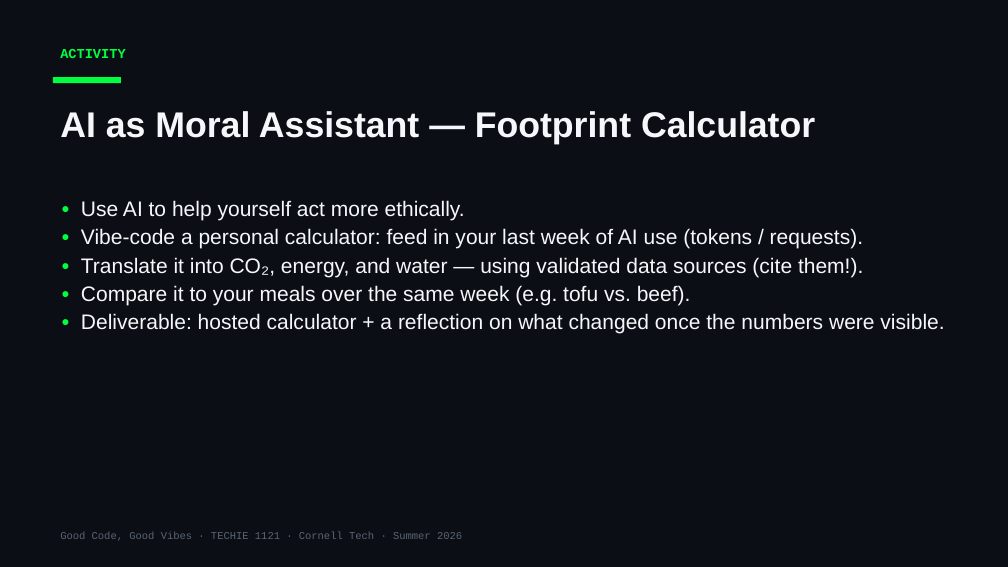
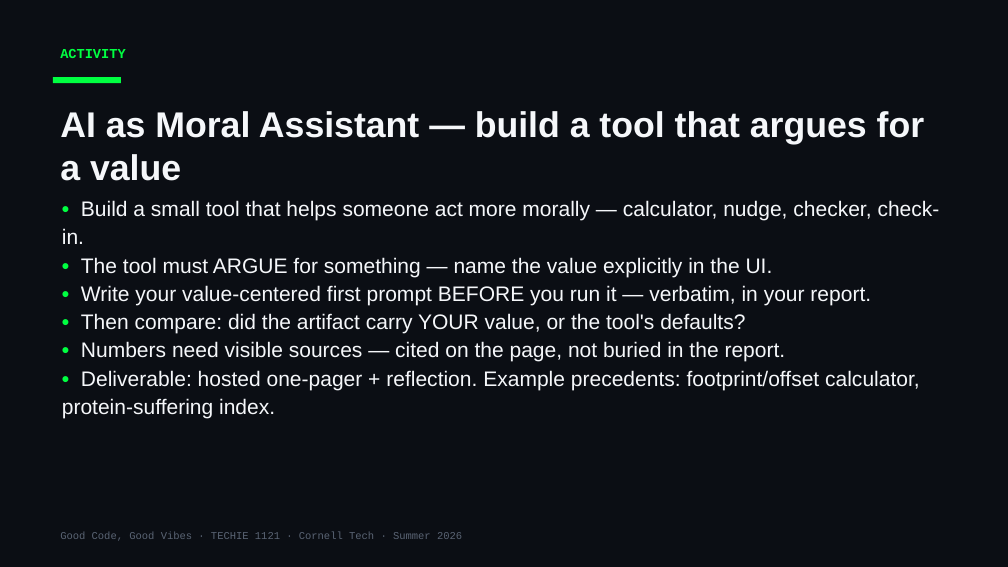
Before and after one commit to Cornell-Tech-Vibe-Coding-Summer-2026/website, a slide deck: slide 9 of slides/Week2-Mon-Values-In-Vibe-Coding.pptx. Drawn at 1008x567 pixels with LibreOffice and Linux fonts; fonts in the diff are those of the drawing. Boxes give left, top, right and bottom in pixels: in the first picture for what was removed or moved away, otherwise in the second. Text is boxed around its words. In the diff, an @@ line names an element or a change of style, - is before the commit and + after.

```diff
--- a/slides/Week2-Mon-Values-In-Vibe-Coding.pptx
+++ b/slides/Week2-Mon-Values-In-Vibe-Coding.pptx
@@ text at (60, 111, 925, 181): text changed @@
-AI as Moral Assistant — Footprint Calculator
+AI as Moral Assistant — build a tool that argues for a value
@@ text at (62, 200, 940, 418): text changed @@
-• Use AI to help yourself act more ethically.
-• Vibe-code a personal calculator: feed in your last week of AI use (tokens / requests).
-• Translate it into CO₂, energy, and water — using validated data sources (cite them!).
-• Compare it to your meals over the same week (e.g. tofu vs. beef).
-• Deliverable: hosted calculator + a reflection on what changed once the numbers were visible.
+• Build a small tool that helps someone act more morally — calculator, nudge, checker, check-in.
+• The tool must ARGUE for something — name the value explicitly in the UI.
+• Write your value-centered first prompt BEFORE you run it — verbatim, in your report.
+• Then compare: did the artifact carry YOUR value, or the tool's defaults?
+• Numbers need visible sources — cited on the page, not buried in the report.
+• Deliverable: hosted one-pager + reflection. Example precedents: footprint/offset calculator, protein-suffering index.
```
Also in this commit, not shown: 3 other files.
